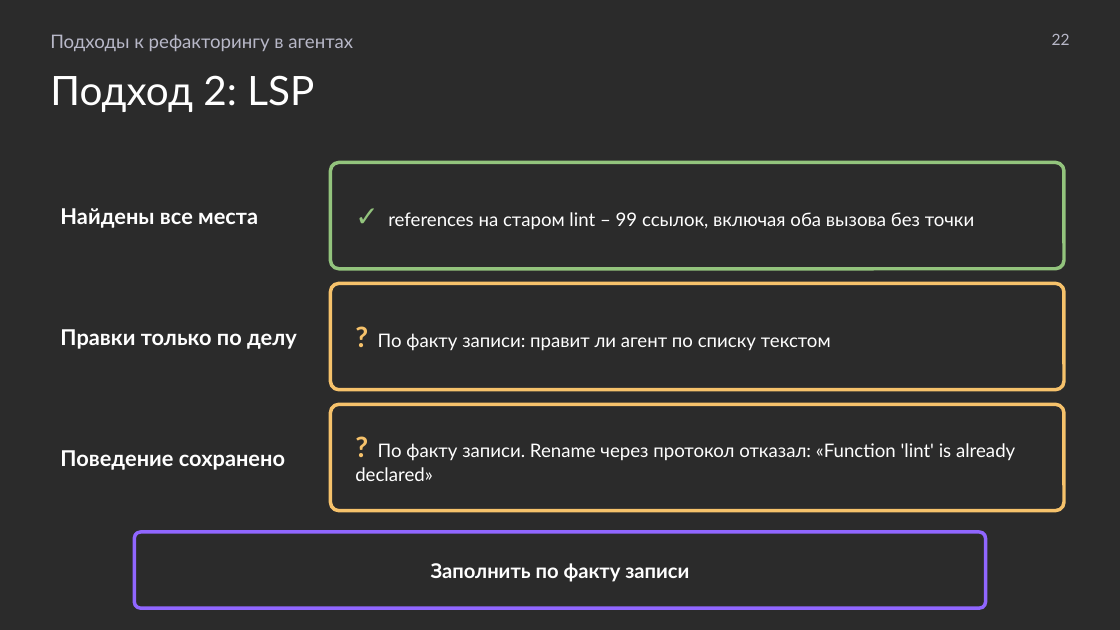
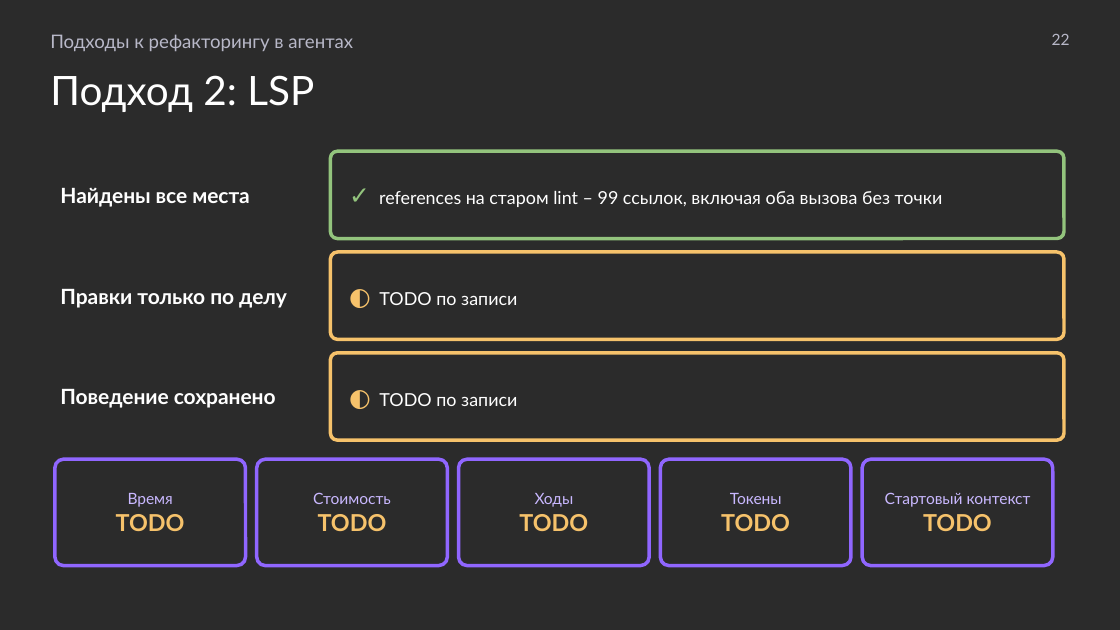
Before and after one commit to MchKosticyn/ide-refactoring-in-ai-agents, a slide deck: slide 22 of Доклад_ Рефакторинг в ИИ-агентах.pptx. Drawn at 1120x630 pixels with LibreOffice and Linux fonts; fonts in the diff are those of the drawing; background and template pictures are left out; a plain dark background stands for a picture behind light text. Boxes give left, top, right and bottom in pixels: in the first picture for what was removed or moved away, otherwise in the second. Text is boxed around its words. In the diff, an @@ line names an element or a change of style, - is before the commit and + after.

Commit message:
Presentation after review: one-tier plan slides, single case slide, metrics strip on every run, LSP pros/cons, protocol-level wording, dry copy; sync plan

```diff
--- a/Доклад_ Рефакторинг в ИИ-агентах.pptx
+++ b/Доклад_ Рефакторинг в ИИ-агентах.pptx
@@ text "Найдены все места": place and size @@
-text "Найдены все места" at (60, 208, 258, 228)
+text "Найдены все места" at (60, 188, 249, 207)
@@ rounded rectangle "✓ references на старом lint ...": place and size @@
-rounded rectangle "✓ references на старом lint ..." at (330, 162, 1064, 269)
+rounded rectangle "✓ references на старом lint ..." at (330, 151, 1064, 239)
@@ rounded rectangle "✓ references на старом lint ..." at (330, 151, 1064, 239): size 18 to 16 pt in "✓"; size 12 to 11.5 pt @@
@@ text "Правки только по делу": place and size @@
-text "Правки только по делу" at (60, 329, 297, 349)
+text "Правки только по делу" at (60, 289, 287, 308)
@@ rounded rectangle "◐ TODO по записи": place and size @@
-rounded rectangle "◐ TODO по записи" at (330, 283, 1064, 390)
+rounded rectangle "◐ TODO по записи" at (330, 252, 1064, 339)
@@ text in rounded rectangle at (379, 292, 517, 305): text changed; size 12 to 11.5 pt @@
-? По факту записи: правит ли агент по списку текстом
+◐ TODO по записи
@@ size 14 to 13.5 pt in 3 elements at (60, 188, 249, 207), (60, 289, 287, 308), (60, 389, 276, 408) @@
@@ text "Поведение сохранено": place and size @@
-text "Поведение сохранено" at (60, 450, 285, 470)
+text "Поведение сохранено" at (60, 389, 276, 408)
@@ rounded rectangle "◐ TODO по записи": place and size @@
-rounded rectangle "◐ TODO по записи" at (330, 404, 1064, 511)
+rounded rectangle "◐ TODO по записи" at (330, 353, 1064, 440)
@@ text in rounded rectangle at (379, 393, 517, 406): text changed; size 12 to 11.5 pt @@
-? По факту записи. Rename через протокол отказал: «Function 'lint' is already declared»
+◐ TODO по записи
@@ rounded rectangle added at (55, 459, 245, 566), outline #9066FF 2.25 pt, 10 pt, text #C9B8FF @@
+Время
+TODO
@@ rounded rectangle added at (256, 459, 447, 566), outline #9066FF 2.25 pt, 10 pt, text #C9B8FF @@
+Стоимость
+TODO
@@ rounded rectangle added at (458, 459, 648, 566), outline #9066FF 2.25 pt, 10 pt, text #C9B8FF @@
+Ходы
+TODO
@@ rounded rectangle added at (661, 459, 851, 566), outline #9066FF 2.25 pt, 10 pt, text #C9B8FF @@
+Токены
+TODO
@@ rounded rectangle added at (862, 459, 1053, 566), outline #9066FF 2.25 pt, 10 pt, text #C9B8FF @@
+Стартовый контекст
+TODO
@@ rounded rectangle removed at (134, 532, 986, 608) @@
-Заполнить по факту записи
```
Also in this commit, not shown: 28 other slides changed, 8 slides added, 9 slides removed, 2 other files.
